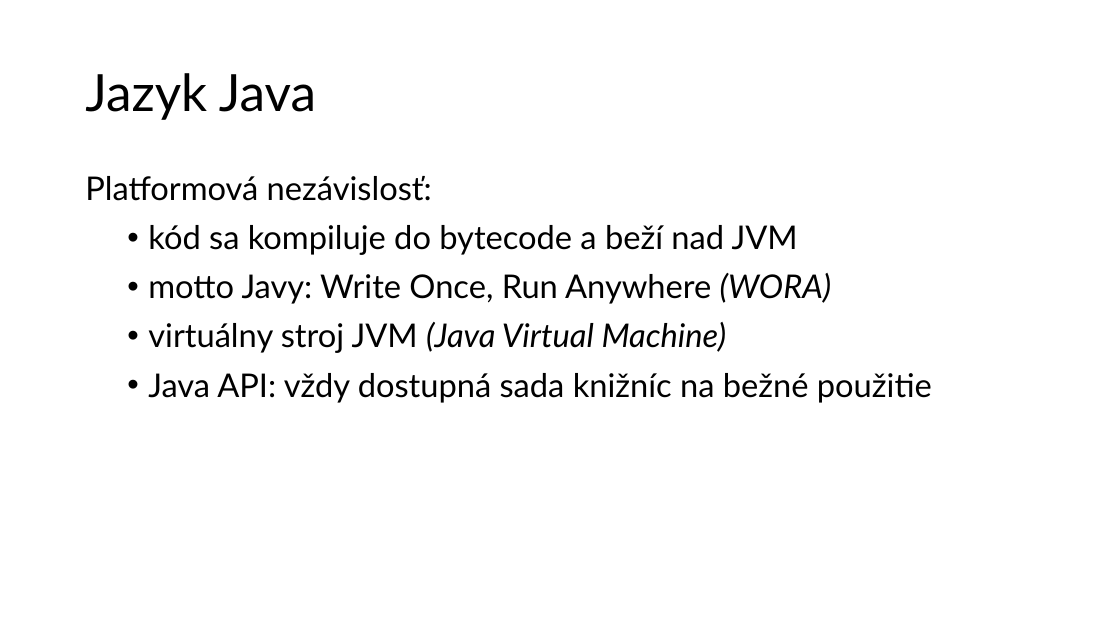
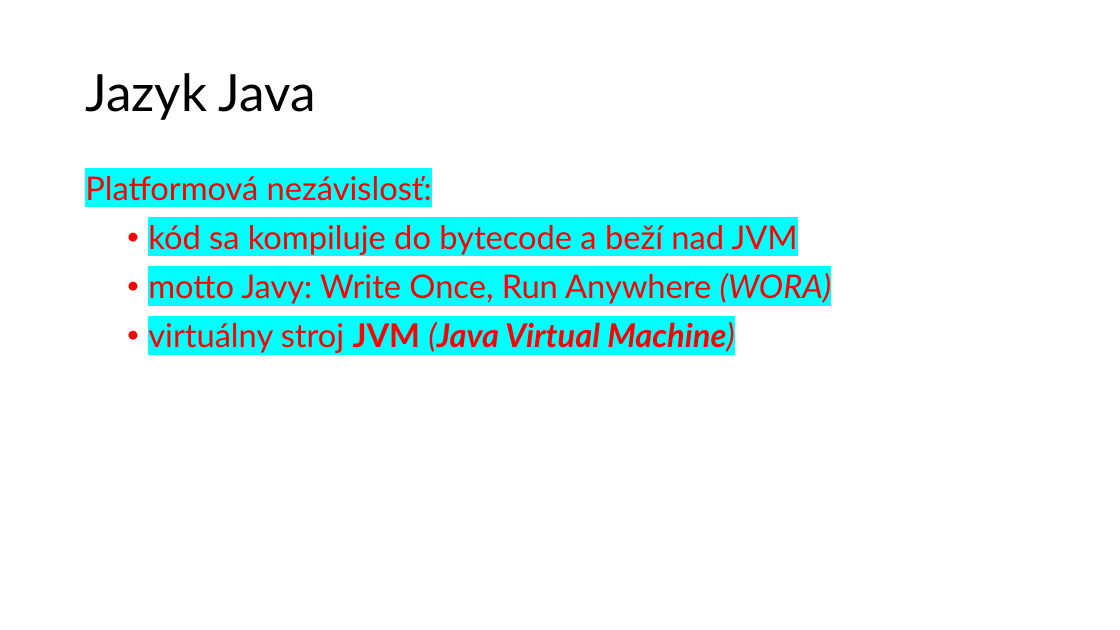
Before and after one commit to wagjo/oop, a slide deck: slide 12 of prezentacie/t01w.pptx (slide 10 before the commit). Drawn at 1120x630 pixels with LibreOffice and Linux fonts; fonts in the diff are those of the drawing. Boxes give left, top, right and bottom in pixels: in the first picture for what was removed or moved away, otherwise in the second. Text is boxed around its words. In the diff, an @@ line names an element or a change of style, - is before the commit and + after.

```diff
--- a/prezentacie/t01w.pptx
+++ b/prezentacie/t01w.pptx
@@ text "Platformová nezávislosť:" at [85, 176, 832, 353]: text colour #000000 to #FF0000, highlight none to #00FFFF; bold on in "JVM (Java Virtual Machine)" @@
@@ text at [148, 373, 932, 403]: paragraph removed @@
-  • Java API: vždy dostupná sada knižníc na bežné použitie
```
Also in this commit, not shown: 7 other slides changed, 2 slides added, 2 other files.
